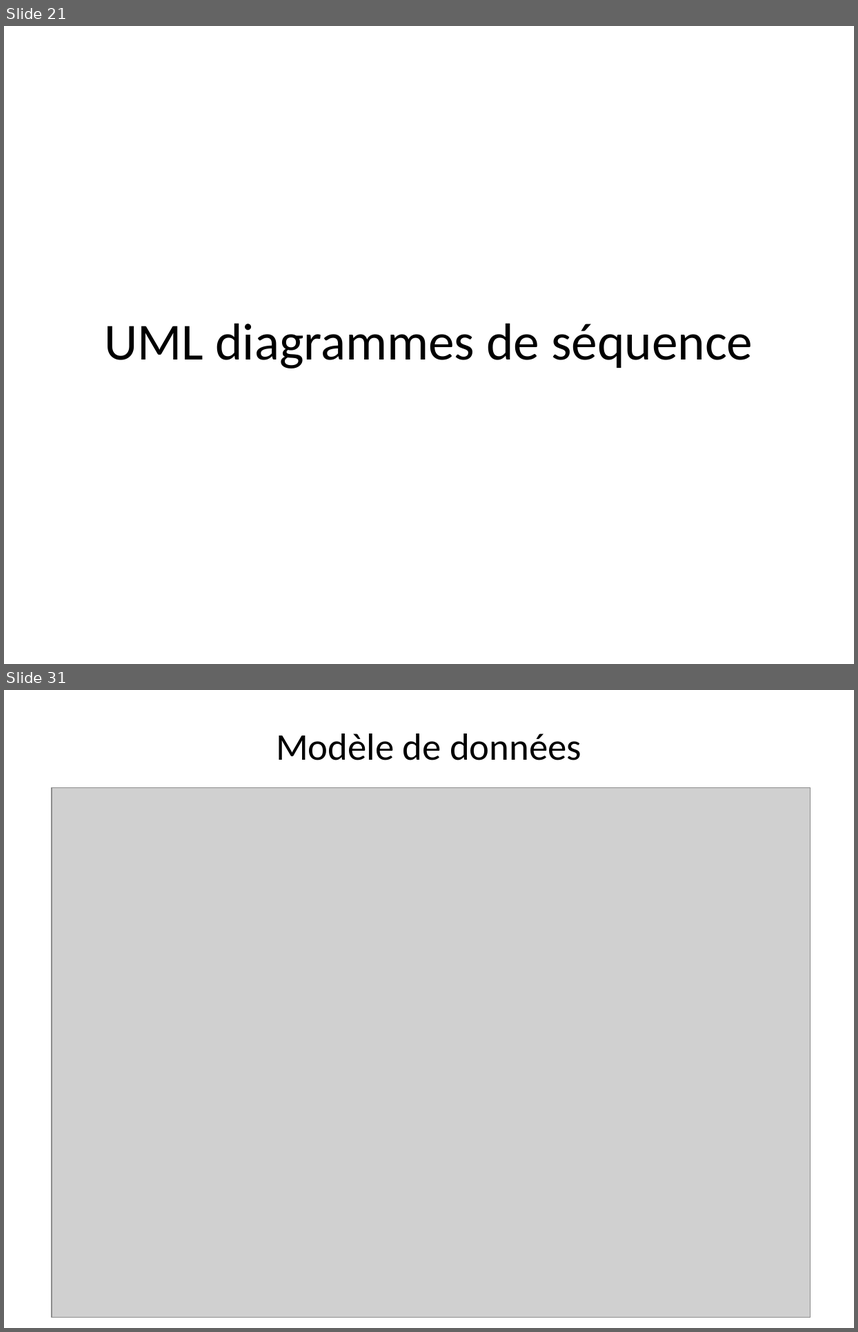
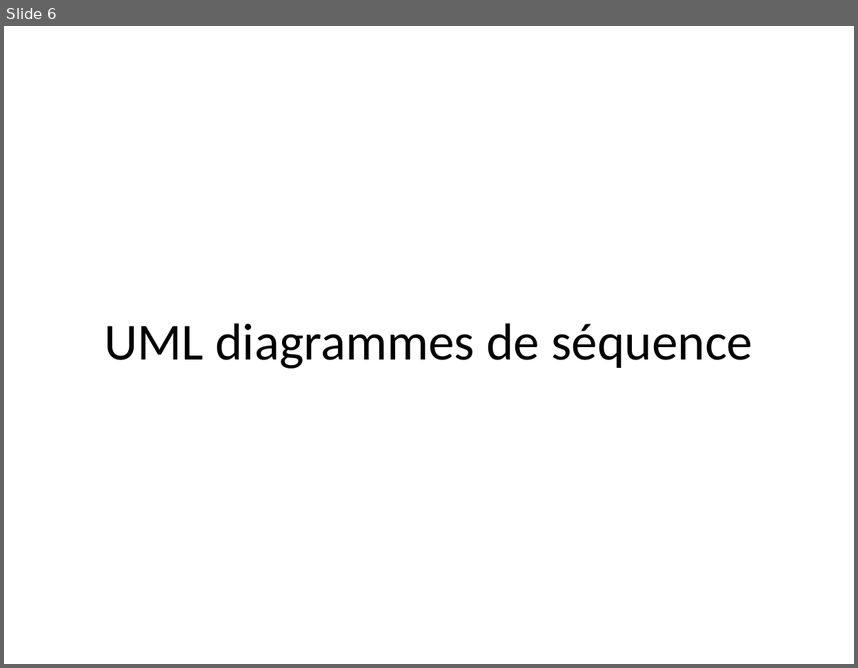
Before and after one commit to yohannzaoui/projet8_ToDo_and_Co, a slide deck: docs/ppt/ToDo&Co.pptx. Shown one above the other, each under a label of ours: slides 21 and 31 before the commit, slide 6 after it; the slides between them are not shown. The pictures are 858x1332 and 858x668 pixels, drawn with LibreOffice and Linux fonts; fonts in the diff are those of the drawing; grey boxes stand for pictures. Boxes give left, top, right and bottom in pixels: in the first picture for what was removed or moved away, otherwise in the second. Text is boxed around its words. In the diff, an @@ line names an element or a change of style, - is before the commit and + after.

```diff
--- a/docs/ppt/ToDo&Co.pptx
+++ b/docs/ppt/ToDo&Co.pptx
@@ slide 31 removed at (x1=4, y1=690, x2=854, y2=1328), background #FFFFFF @@
@@ title removed at (x1=276, y1=733, x2=582, y2=760) @@
-Modèle de données
@@ picture removed at (x1=52, y1=788, x2=811, y2=1317) @@
@@ what was slide 21 is now slide 6 @@
```
Also in this commit, not shown: 2 slides changed, 12 slides added, 26 other slides removed, 3 other files.
